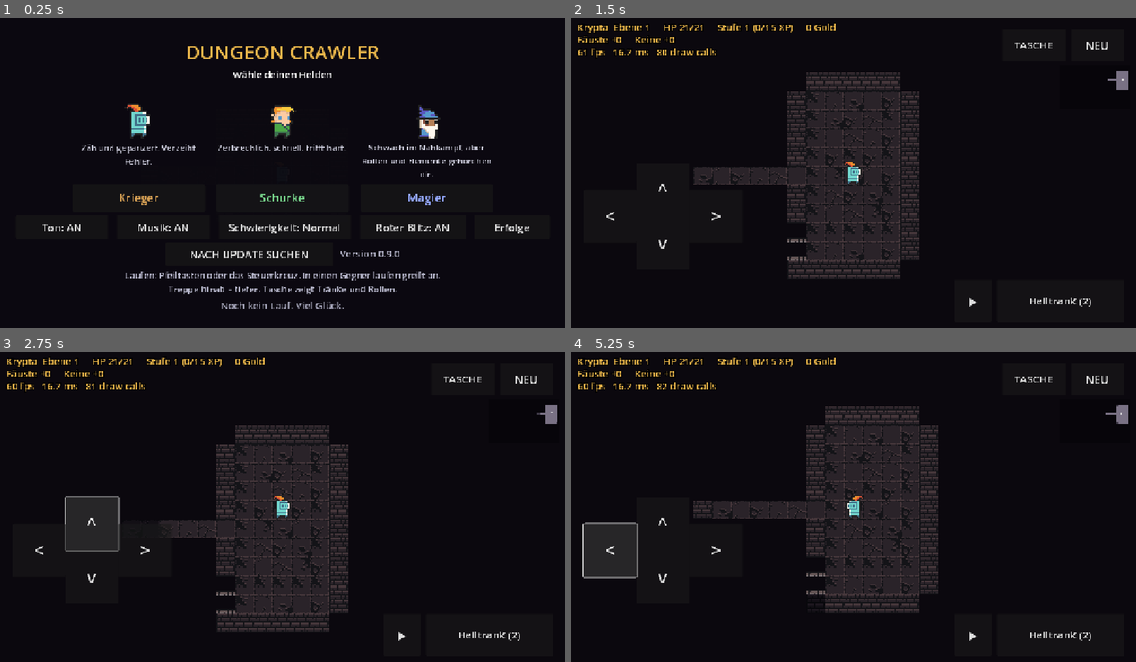
Above: before the commit, frames 1-4 (two rows, left to right).
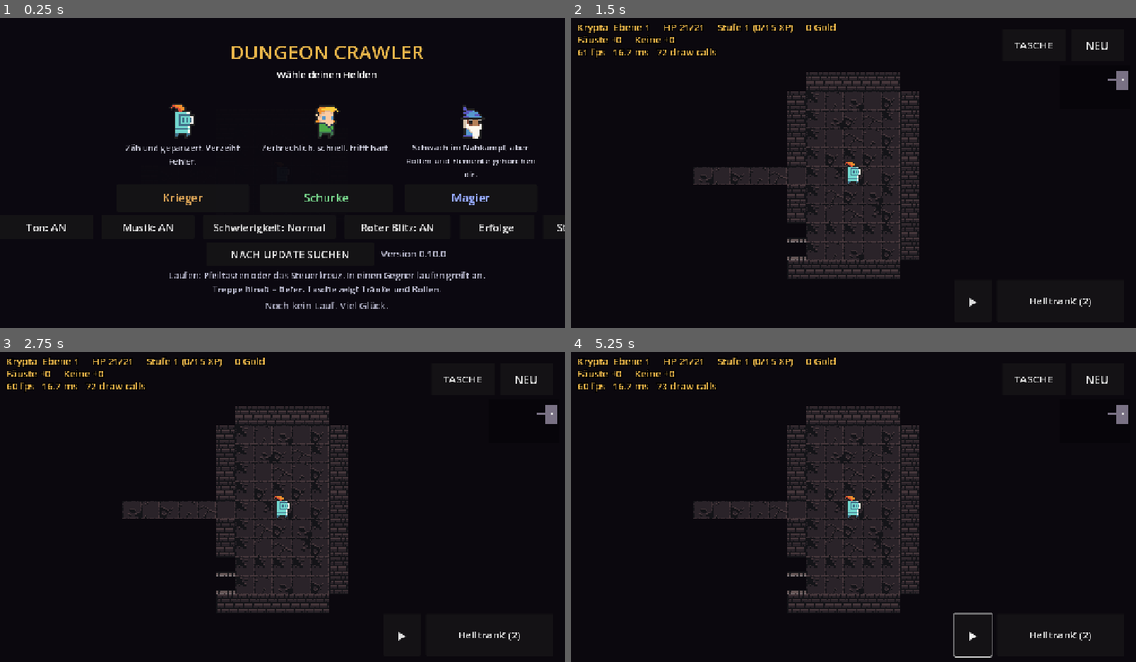
Above: after the commit, the same moments.

Repository: GermanDudeXX/dungeon-crawler
Game: Godot game, scene res://scenes/main.tscn
The game is run twice, just before and just after one commit, with the same random seed, the same clock (stepped at 60 frames per second) and the same inputs.
Inputs (mouse positions are in pixels of both pictures, inside the frame that each line leads up to):
- Up to frame 1 (0.25 s): no input
- Up to frame 2 (1.5 s): click "Schwierigkeit: Normal" at 0.5 s; click "Krieger" at 1.25 s
- Up to frame 3 (2.75 s): click (90, 522) at 2 s, where only the run before the commit has a clickable "^"
- Up to frame 4 (5.25 s): click "Heiltrank (2)" at 2.75 s; click (661, 575) at 3.5 s, where only the run before the commit has a clickable "v"; click "▶" at 4.25 s; click (610, 550) at 5 s, where only the run before the commit has a clickable "<"

The runs differ from the first frame. In frame 1, 8.0% of the frame differs, in the area x 4-100%, y 9-94%; in frame 2, less than 0.1%; in frame 3, 6.8%; in frame 4, 6.8%.

Commit message:
Godot: Daumenstick, acht Richtungen, lückenloses Gleiten
Die Bewegung fühlte sich am Gitter festgenagelt an, obwohl die Figuren
schon zwischen den Kacheln gleiten. Zwei Gründe, beide behoben:

- Es gab nur vier Richtungen. Jetzt acht: Tasten werden addiert statt
  einzeln genommen (zwei gehalten läuft diagonal), und auf dem Handy
  liegt ein Daumenstick über der linken Bildhälfte, der dort erscheint,
  wo der Daumen landet - im Querformat gibt es keine Ecke, die jeder
  Hand passt. Das alte Steuerkreuz bleibt wählbar ("Steuerung: Kreuz").
- Zwischen zwei Schritten lag eine kleine Pause: der Schritt dauerte
  0,16 s, das Gleiten war nach 0,125 s fertig. Beides hängt jetzt an
  einer Konstante, das Gleiten füllt den Schritt genau aus. Diagonale
  Schritte bekommen die Wurzel-2-fache Zeit, sonst wäre Schräglaufen
  still um vierzig Prozent schneller.

Dazu die Regel, ohne die acht Richtungen falsch aussehen: durch die
Lücke zwischen zwei Wandecken kommt niemand - weder der Held noch ein
Monster. Ein Gegner, der eine Abkürzung nimmt, die der Spieler nicht
nehmen kann, wirkt wie einer, der aus der Wand tritt.

Was nicht geht und auch nicht gehen soll: wirklich frei zwischen den
Feldern stehen. Das Spiel ist zugbasiert - jeder Gegner zieht, wenn du
ziehst, Sicht und Reichweiten rechnen in Feldern. Das aufzugeben wäre
ein anderes Spiel, kein Port mehr.

Co-Authored-By: Claude Opus 5 <noreply@anthropic.com>
Claude-Session: https://claude.ai/code/session_01WQiUvBCjkdxtXigdz77eh9

Diff:
--- a/godot/project.godot
+++ b/godot/project.godot
@@ -17,7 +17,7 @@
 config/name="Dungeon Crawler (Godot)"
 ; What the update button compares against. Keep this in step with
 ; export_presets.cfg - they are two halves of the same number.
-config/version="0.9.0"
+config/version="0.10.0"
 run/main_scene="res://scenes/main.tscn"
 config/features=PackedStringArray("4.4", "GL Compatibility")
 config/icon="res://assets/classes/knight_m_idle_anim_f0.png"
--- a/godot/scripts/game.gd
+++ b/godot/scripts/game.gd
@@ -29,6 +29,12 @@
 const MINIMAP_SCALE := 4
 # How much dungeon should be on screen at once, in tiles across.
 const TILES_ACROSS := 30.0
+
+# How long one step takes. The glide between tiles is given exactly
+# this long, so a held direction produces one continuous movement
+# instead of step, wait, step - that pause is most of what reads as
+# "stuck to a grid", even though the sprites were already sliding.
+const STEP_TIME := 0.14
 
 # Scenery only, no rules: what a floor is dressed with.
 const DECOR := ["crate", "skull", "wall_banner_red", "wall_banner_blue",
@@ -89,6 +95,7 @@
 var _sound_button: Button
 var _difficulty_button: Button
 var _flash_button: Button
+var _pad_button: Button
 var _record_label: Label
 var _hint_label: Label
 var _update_button: Button
@@ -116,6 +123,8 @@
 var perk_choices: Array = []      ## the three on offer right now
 var _music_button: Button
 var _held := Vector2i.ZERO
+var _stick: Stick
+var _pad_buttons: Array[Button] = []
 var _haste_flip := false
 var _step_cooldown := 0.0
 
@@ -926,6 +935,17 @@
 	if _bag_panel != null and _bag_panel.visible:
 		return
 	var target := Vector2i(player.x + step.x, player.y + step.y)
+	# No squeezing through the gap between two wall corners. The step
+	# itself would be legal - the tile is free - but it looks like
+	# walking through the join, and a monster cannot follow you
+	# through it either.
+	if step.x != 0 and step.y != 0:
+		var sideways := Vector2i(player.x + step.x, player.y)
+		var upright := Vector2i(player.x, player.y + step.y)
+		var blocked_x: bool = not Dungeon.is_walkable(grid, sideways.x, sideways.y)
+		var blocked_y: bool = not Dungeon.is_walkable(grid, upright.x, upright.y)
+		if blocked_x and blocked_y:
+			return
 	if step.x != 0:
 		player.facing = 1 if step.x > 0 else -1
 
@@ -1004,7 +1024,7 @@
 		# Hitstop: the next step waits a moment longer. In a turn-based
 		# game there is no frame to freeze, but a held direction still
 		# hesitates - which is what makes a big hit feel big.
-		_step_cooldown = maxf(_step_cooldown, 0.12)
+		_step_cooldown = maxf(_step_cooldown, STEP_TIME * 0.9)
 	else:
 		_sparks(monster.cell(), Color(0.95, 0.85, 0.80), 4)
 	var leech := player.buff_total("lifesteal")
@@ -1212,6 +1232,16 @@
 		# into. The pygame build learned that one the hard way.
 		if candidate == Vector2i(player.x, player.y) or occupied(candidate):
 			continue
+		# And no squeezing between two wall corners, the same rule the hero
+		# follows. A monster that can take a shortcut the player cannot is a
+		# monster that appears out of a wall.
+		var away: Vector2i = candidate - monster.cell()
+		if away.x != 0 and away.y != 0:
+			var open_x: bool = Dungeon.is_walkable(grid, monster.x + away.x, monster.y)
+			var open_y: bool = Dungeon.is_walkable(grid, monster.x, monster.y + away.y)
+			if not open_x and not open_y:
+				continue
+
 		monster.x = candidate.x
 		monster.y = candidate.y
 		return true
@@ -2197,11 +2227,25 @@
 
 	var pad := 28.0
 	var size := 120.0
+	# The thumbstick owns the left of the screen and appears wherever
+	# the thumb lands: held in landscape there is no one corner that
+	# suits every hand. The four-button pad is still there for anyone
+	# who prefers it, but off by default - four directions is most of
+	# what makes a game feel nailed to a grid.
+	_stick = Stick.new()
+	# Anchored down the left edge and given a width by offset rather
+	# than by size: a control with opposite anchors that disagree has
+	# its size overwritten after _ready, and Godot says so every run.
+	_stick.set_anchors_preset(Control.PRESET_LEFT_WIDE)
+	_stick.offset_right = 620
+	_play_ui.add_child(_stick)
+
 	var origin := Vector2(pad + size, -pad - size * 2.0)
 	_button("^", origin + Vector2(0, -size), size, Vector2i(0, -1))
 	_button("v", origin, size, Vector2i(0, 1))
 	_button("<", origin + Vector2(-size, -size * 0.5), size, Vector2i(-1, 0))
 	_button(">", origin + Vector2(size, -size * 0.5), size, Vector2i(1, 0))
+	_apply_control_style()
 
 	# Two buttons, because there are thirty kinds of flask now: one
 	# drinks what is selected, the other walks through what is carried.
@@ -2443,7 +2487,7 @@
 		_camera.position = _camera.position.move_toward(_camera_to, TILE * 10.0 * delta)
 	if _gliding.is_empty():
 		return
-	var speed := TILE * 8.0 * delta
+	var speed := (float(TILE) / STEP_TIME) * delta
 	for sprite in _gliding.keys():
 		if not is_instance_valid(sprite):
 			_gliding.erase(sprite)
@@ -3005,6 +3049,12 @@
 	awards.add_theme_font_size_override("font_size", 24)
 	awards.pressed.connect(open_awards)
 	row.add_child(awards)
+
+	_pad_button = Button.new()
+	_pad_button.custom_minimum_size = Vector2(250, 54)
+	_pad_button.add_theme_font_size_override("font_size", 24)
+	_pad_button.pressed.connect(toggle_pad)
+	row.add_child(_pad_button)
 	_refresh_settings()
 
 
@@ -3018,7 +3068,30 @@
 		_difficulty_button.tooltip_text = level_of_play["desc"]
 	if _flash_button != null:
 		_flash_button.text = "Roter Blitz: %s" % ("AN" if settings.get("flash", true) else "AUS")
+	if _pad_button != null:
+		_pad_button.text = "Steuerung: %s" % ("Kreuz" if settings.get("pad", false) else "Stick")
 	_music_button.text = "Musik: %s" % ("AN" if settings["music"] else "AUS")
+
+
+## Shows whichever control the player asked for. They are deliberately
+## one or the other: with both on, the pad sits in front of the stick and
+## swallows every touch that lands on it.
+func _apply_control_style() -> void:
+	var use_pad: bool = settings.get("pad", false)
+	if _stick != null:
+		_stick.visible = not use_pad
+		_stick.mouse_filter = (Control.MOUSE_FILTER_IGNORE if use_pad
+			else Control.MOUSE_FILTER_STOP)
+	for button in _pad_buttons:
+		button.visible = use_pad
+
+
+func toggle_pad() -> void:
+	settings["pad"] = not settings.get("pad", false)
+	Settings.write(settings)
+	_apply_control_style()
+	_refresh_settings()
+	audio.play("equip")
 
 
 ## Walks through the four levels of play. Only settable from the title
@@ -3325,25 +3398,41 @@
 		if _held == step:
 			_held = Vector2i.ZERO)
 	_play_ui.add_child(button)
+	_pad_buttons.append(button)
 
 
 func _process(delta: float) -> void:
 	_glide(delta)
 	_step_cooldown -= delta
-	if _held == Vector2i.ZERO:
-		for pair in [[KEY_D, Vector2i(1, 0)], [KEY_RIGHT, Vector2i(1, 0)],
-				[KEY_A, Vector2i(-1, 0)], [KEY_LEFT, Vector2i(-1, 0)],
-				[KEY_S, Vector2i(0, 1)], [KEY_DOWN, Vector2i(0, 1)],
-				[KEY_W, Vector2i(0, -1)], [KEY_UP, Vector2i(0, -1)]]:
-			if Input.is_key_pressed(pair[0]):
-				_held = pair[1]
-				break
+	# Keys are added up rather than taken one at a time, so holding two
+	# walks diagonally. Eight directions instead of four is the other half
+	# of not feeling nailed to a grid.
+	var keyed := Vector2i.ZERO
+	if Input.is_key_pressed(KEY_D) or Input.is_key_pressed(KEY_RIGHT):
+		keyed.x += 1
+	if Input.is_key_pressed(KEY_A) or Input.is_key_pressed(KEY_LEFT):
+		keyed.x -= 1
+	if Input.is_key_pressed(KEY_S) or Input.is_key_pressed(KEY_DOWN):
+		keyed.y += 1
+	if Input.is_key_pressed(KEY_W) or Input.is_key_pressed(KEY_UP):
+		keyed.y -= 1
+	if keyed != Vector2i.ZERO:
+		_held = keyed
+	elif _stick != null and _stick.direction() != Vector2i.ZERO:
+		_held = _stick.direction()
+
 	# Steps run on a clock, not per frame, so the hero does not walk
 	# faster the smoother it runs - which is the number being measured.
 	if _held != Vector2i.ZERO and _step_cooldown <= 0.0:
 		try_move(_held)
-		_step_cooldown = 0.16
-		if not Input.is_anything_pressed():
+		# A diagonal covers a longer distance, so it is given proportionally
+		# longer - otherwise walking at an angle is quietly forty per cent
+		# faster than walking straight.
+		var diagonal: bool = _held.x != 0 and _held.y != 0
+		_step_cooldown = STEP_TIME * (sqrt(2.0) if diagonal else 1.0)
+		if _stick != null and _stick.direction() != Vector2i.ZERO:
+			_held = _stick.direction()
+		elif not Input.is_anything_pressed():
 			_held = Vector2i.ZERO
 
 	var line := "%s  Ebene %d     HP %d/%d" % [
--- a/godot/scripts/selftest.gd
+++ b/godot/scripts/selftest.gd
@@ -76,6 +76,7 @@
 	_check_difficulty()
 	_check_scrolls()
 	_check_traps()
+	_check_diagonals()
 	_check_elements()
 	_check_up_stairs()
 	_check_boss_phases()
@@ -1523,3 +1524,65 @@
 		_complain("Build kennt seine eigene Version nicht", mine)
 	if Updater.newer(mine, mine):
 		_complain("Build hält sich selbst für veraltet", mine)
+
+
+## Eight directions, and the one diagonal that must not work: the gap
+## between two wall corners. The tile beyond it is free, so the step
+## looks legal - but taking it walks through the join of two walls, and
+## nothing can follow through there either.
+func _check_diagonals() -> void:
+	_settle()
+	var p = _game.player
+
+	# Somewhere with room in every direction, so a plain diagonal works.
+	var open_spot: Variant = null
+	for y in range(2, 23):
+		for x in range(2, 38):
+			var free := true
+			for dy in [-1, 0, 1]:
+				for dx in [-1, 0, 1]:
+					if not Dungeon.is_walkable(_game.grid, x + dx, y + dy):
+						free = false
+			if free and not _game.occupied(Vector2i(x, y)):
+				open_spot = Vector2i(x, y)
+				break
+		if open_spot != null:
+			break
+	if open_spot == null:
+		_notes.append("kein offenes Feld für den Diagonaltest - übersprungen")
+		return
+
+	var cell: Vector2i = open_spot
+	for step in [Vector2i(1, 1), Vector2i(-1, 1), Vector2i(1, -1), Vector2i(-1, -1)]:
+		p.x = cell.x
+		p.y = cell.y
+		_game.try_move(step)
+		if Vector2i(p.x, p.y) != cell + step:
+			_complain("Diagonalschritt geht nicht", str(step))
+
+	# And now a corner: walls beside the hero, free beyond.
+	var corner: Variant = null
+	for y in range(1, 24):
+		for x in range(1, 39):
+			var here := Vector2i(x, y)
+			if not Dungeon.is_walkable(_game.grid, x, y):
+				continue
+			for step in [Vector2i(1, 1), Vector2i(-1, 1), Vector2i(1, -1), Vector2i(-1, -1)]:
+				var beyond: Vector2i = here + step
+				var walled: bool = not Dungeon.is_walkable(_game.grid, x + step.x, y) \
+					and not Dungeon.is_walkable(_game.grid, x, y + step.y)
+				if walled and Dungeon.is_walkable(_game.grid, beyond.x, beyond.y):
+					corner = [here, step]
+					break
+			if corner != null:
+				break
+		if corner != null:
+			break
+	if corner == null:
+		return
+	p.x = corner[0].x
+	p.y = corner[0].y
+	_game.try_move(corner[1])
+	if Vector2i(p.x, p.y) != corner[0]:
+		_complain("Held quetscht sich durch die Wandecke",
+			"%s mit %s" % [str(corner[0]), str(corner[1])])
--- a/godot/scripts/settings.gd
+++ b/godot/scripts/settings.gd
@@ -13,6 +13,7 @@
 	"music": true,
 	"difficulty": "normal",
 	"flash": true,
+	"pad": false,
 }
 
 
--- /dev/null
+++ b/godot/scripts/stick.gd
@@ -0,0 +1,113 @@
+## A thumbstick for the left half of the screen.
+##
+## Replaces the four-button pad, which could only ever send four
+## directions - and four directions is most of what makes a game feel
+## nailed to a grid, even when the sprites glide between the tiles.
+##
+## The stick appears wherever the thumb lands rather than sitting in a
+## fixed corner: on a phone held in landscape there is no one place that
+## is comfortable for every hand, and a control you have to find is a
+## control you fight.
+class_name Stick
+extends Control
+
+## How far the thumb has to travel before it counts as a direction. Below
+## this it is a tap, not a push, and the hero stands still.
+const DEADZONE := 26.0
+const RADIUS := 92.0        ## how far out the knob can be dragged
+const BASE_ALPHA := 0.22
+
+signal aimed(direction: Vector2i)
+
+var _touching := -1         ## the finger currently on the stick
+var _origin := Vector2.ZERO
+var _knob := Vector2.ZERO
+var _direction := Vector2i.ZERO
+
+
+func _ready() -> void:
+	mouse_filter = Control.MOUSE_FILTER_STOP
+
+
+func _gui_input(event: InputEvent) -> void:
+	if event is InputEventScreenTouch:
+		var touch := event as InputEventScreenTouch
+		if touch.pressed and _touching < 0:
+			_touching = touch.index
+			_grab(touch.position)
+		elif not touch.pressed and touch.index == _touching:
+			_release()
+		accept_event()
+	elif event is InputEventScreenDrag:
+		var drag := event as InputEventScreenDrag
+		if drag.index == _touching:
+			_move(drag.position)
+			accept_event()
+	# The same with a mouse, so the stick can be tried on the machine it
+	# is built on rather than only on the phone.
+	elif event is InputEventMouseButton:
+		var click := event as InputEventMouseButton
+		if click.button_index == MOUSE_BUTTON_LEFT:
+			if click.pressed:
+				_touching = 0
+				_grab(click.position)
+			else:
+				_release()
+			accept_event()
+	elif event is InputEventMouseMotion and _touching >= 0:
+		_move((event as InputEventMouseMotion).position)
+		accept_event()
+
+
+func _grab(where: Vector2) -> void:
+	_origin = where
+	_knob = where
+	_aim(Vector2i.ZERO)
+	queue_redraw()
+
+
+func _move(where: Vector2) -> void:
+	_knob = where
+	var away: Vector2 = where - _origin
+	if away.length() < DEADZONE:
+		_aim(Vector2i.ZERO)
+		queue_redraw()
+		return
+	# Snapped to the eight directions the game can actually walk in.
+	# Sixteen would only produce steps the dungeon cannot take.
+	var angle := away.angle()
+	var eighth := int(round(angle / (TAU / 8.0))) % 8
+	if eighth < 0:
+		eighth += 8
+	const STEPS := [Vector2i(1, 0), Vector2i(1, 1), Vector2i(0, 1), Vector2i(-1, 1),
+		Vector2i(-1, 0), Vector2i(-1, -1), Vector2i(0, -1), Vector2i(1, -1)]
+	_aim(STEPS[eighth])
+	queue_redraw()
+
+
+func _release() -> void:
+	_touching = -1
+	_aim(Vector2i.ZERO)
+	queue_redraw()
+
+
+func _aim(direction: Vector2i) -> void:
+	if direction == _direction:
+		return
+	_direction = direction
+	aimed.emit(direction)
+
+
+func direction() -> Vector2i:
+	return _direction
+
+
+func _draw() -> void:
+	if _touching < 0:
+		return
+	draw_circle(_origin, RADIUS, Color(1, 1, 1, BASE_ALPHA * 0.5))
+	draw_circle(_origin, RADIUS, Color(1, 1, 1, BASE_ALPHA), false, 3.0)
+	var away: Vector2 = _knob - _origin
+	if away.length() > RADIUS:
+		away = away.normalized() * RADIUS
+	draw_circle(_origin + away, 34.0, Color(1, 1, 1, BASE_ALPHA * 1.8))
Not shown, changed: godot/export_presets.cfg
Not shown, added: godot/scripts/stick.gd.uid
